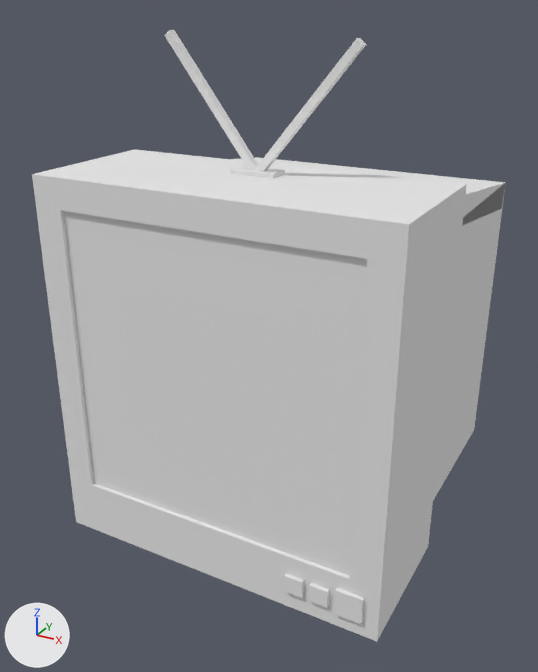
A saved change to the OBJ model src/main/resources/assets/ivv/objmodels/decors/television.obj.
Rendered twice from a 50 mm camera at (0.71, -1.472, 1.102) aimed at (-0.038, -0.112, 0.422). Every picture has the same lights, and +X, +Y and +Z are marked at lower left. Where no turn or scale is listed for an object, it has been applied to the vertices.

Names of what the first picture shows: 'cube', 'glass_translucent', 'logo_translucent'.
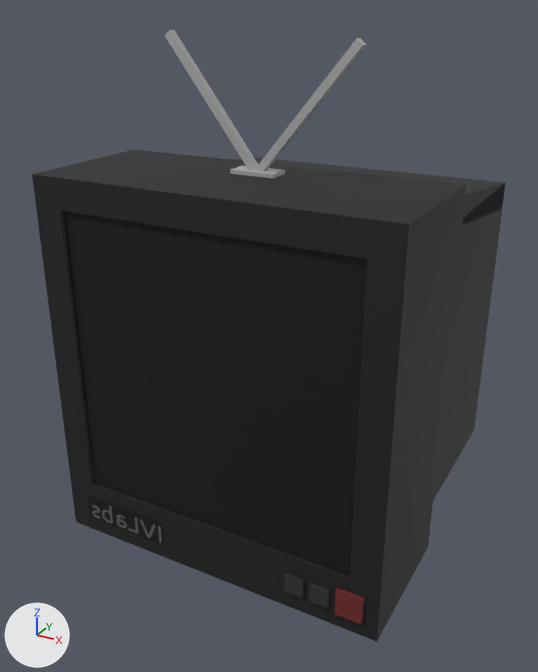
Location of each change, [x1, y1, x2, y2] in pixels of the pictures (538 x 672 px):
'cube', surface changed (grey to black)
    both: [32, 30, 506, 642]
'glass_translucent', surface changed (grey to black)
    both: [63, 211, 367, 576]
'logo_translucent', surface changed (grey to black)
    both: [88, 495, 165, 546]

The change, as a diff of the scene's bpy script:
```diff
--- a/src/main/resources/assets/ivv/objmodels/decors/television.obj.py
+++ b/src/main/resources/assets/ivv/objmodels/decors/television.obj.py
@@ img_television_png @@
+img_television_png = load_image('television.png', '../../textures/decors/television.png', 128, 128, 'sRGB')
@@ mat_m_0 @@
 mat_m_0 = principled_material('m_0')
-mat_m_0.base_color = (0.8, 0.8, 0.8)  # white #e7e7e7
-mat_m_0.roughness = 1.0
+mat_m_0.texture = img_television_png
+mat_m_0.roughness = 0.69
```
